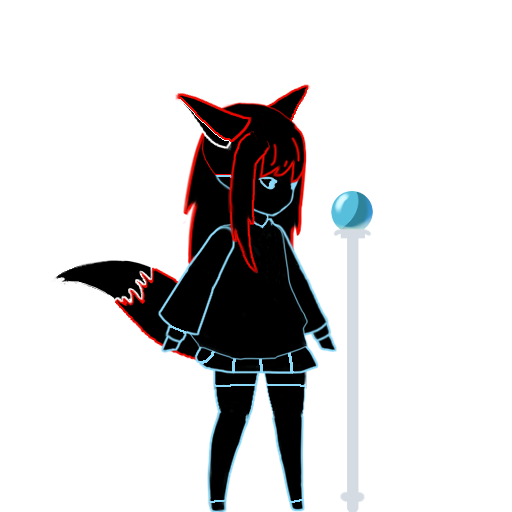
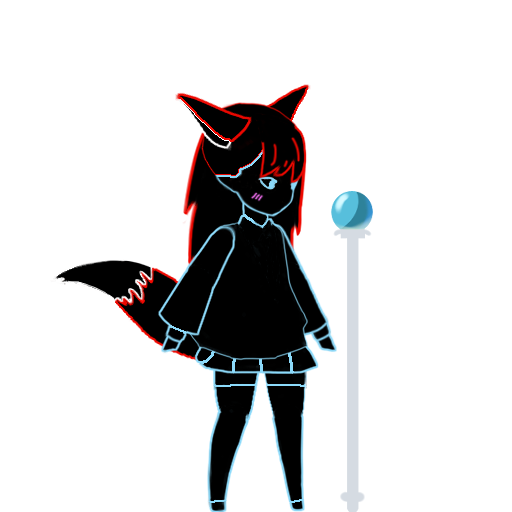
Comparing the layer stacks of the two 512x512 images. Changes:
hid "13 hair side" over (228, 131, 270, 274)
painted on "11 head" over (250, 192, 264, 202)
